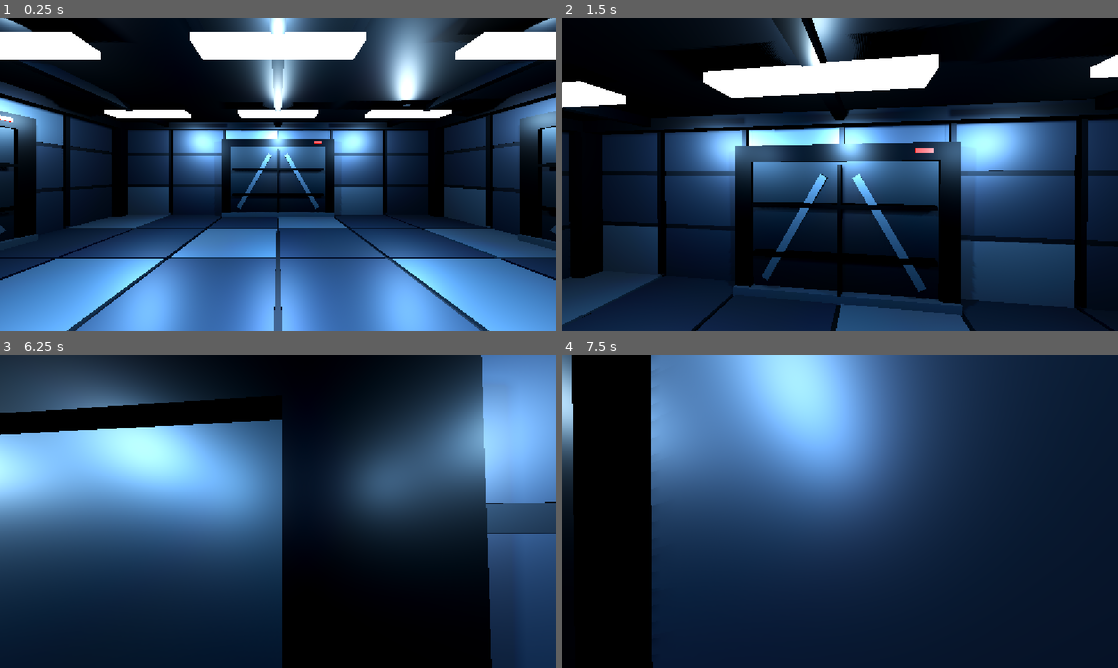
Above: before the commit, frames 1-4 (two rows, left to right).
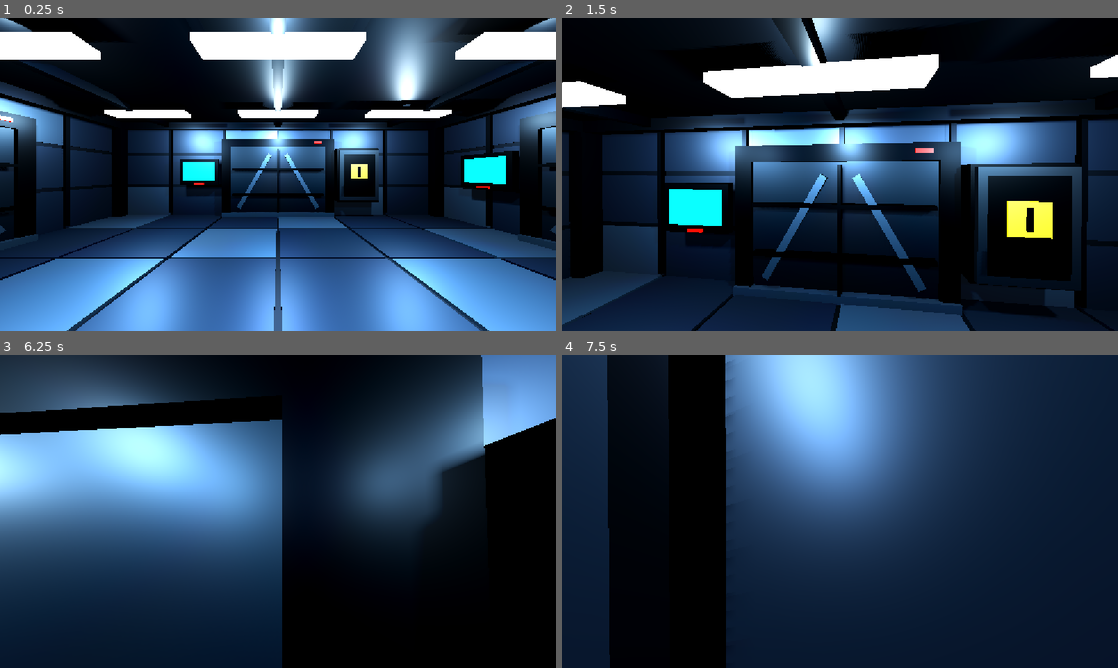
Above: after the commit, the same moments.

Repository: CrawfishChowder/GDSCHackathon
Game: Godot game, scene res://scenes/stage1/stage_1_room.tscn
Same seed, same stepped clock (60 frames per second), same inputs: the game is played once before the commit and once after it.
Inputs (mouse positions are in pixels of both pictures, inside the frame that each line leads up to):
- Up to frame 1 (0.25 s): no input
- Up to frame 2 (1.5 s): tap Enter at 0.5 s; move the mouse to (867, 174) at 0.52 s; hold E (interact, bound only after the commit) 0.53-1.28 s; hold W (move_forward) from 0.53 s (still down); tap Space (jump) at 0.77 s; move the mouse to (812, 174) at 1.27 s; tap E (interact, bound only after the commit) at 1.35 s
- Up to frame 3 (6.25 s): tap Space (jump) at 1.52, 3.02, 3.77, 4.52, 6.02 s; move the mouse to (289, 505) at 2.02 s; hold E (interact, bound only after the commit) 2.03-2.78 s; move the mouse to (272, 517) at 2.77 s; tap E (interact, bound only after the commit) at 2.85, 4.35, 5.85 s; move the mouse to (316, 514) at 3.52 s; hold E (interact, bound only after the commit) 3.53-4.28 s; move the mouse to (233, 508) at 4.27 s; move the mouse to (283, 511) at 5.02 s; hold E (interact, bound only after the commit) 5.03-5.78 s; move the mouse to (255, 505) at 5.77 s; release W (move_forward) at 5.78 s; hold D (move_right) from 5.78 s (still down)
- Up to frame 4 (7.5 s): move the mouse to (867, 511) at 6.52 s; release D (move_right) at 6.53 s; hold E (interact, bound only after the commit) 6.53-7.28 s; hold W (move_forward) from 6.53 s (still down); tap Space (jump) at 6.77 s; move the mouse to (812, 511) at 7.27 s; tap E (interact, bound only after the commit) at 7.35 s

The runs differ from the first frame. In frame 1, 3.8% of the frame differs, in the area x 32-94%, y 41-64%; in frame 2, 11%; in frame 3, 11%; in frame 4, 27%, in the area x 0-43%, y 0-100%.

Commit message:
Add door monitors and interactive breaker box

Diff:
--- a/red-alert/project.godot
+++ b/red-alert/project.godot
@@ -47,6 +47,11 @@
 "events": [Object(InputEventKey,"resource_local_to_scene":false,"resource_name":"","device":-1,"window_id":0,"alt_press …(191 unchanged characters)…
 ]
 }
+interact={
+"deadzone": 0.5,
+"events": [Object(InputEventKey,"resource_local_to_scene":false,"resource_name":"","device":-1,"window_id":0,"alt_pressed":false,"shift_pressed":false,"ctrl_pressed":false,"meta_pressed":false,"pressed":false,"keycode":0,"physical_keycode":69,"key_label":0,"unicode":101,"location":0,"echo":false,"script":null)
+]
+}
 
 [physics]
 
--- a/red-alert/scenes/player/first_person_player.tscn
+++ b/red-alert/scenes/player/first_person_player.tscn
@@ -21,3 +21,6 @@
 current = true
 fov = 75.0
 near = 0.05
+
+[node name="InteractionRay" type="RayCast3D" parent="Head/Camera3D"]
+target_position = Vector3(0, 0, -3)
--- /dev/null
+++ b/red-alert/scenes/stage1/components/breaker_box.tscn
@@ -0,0 +1,198 @@
+[gd_scene load_steps=15 format=3]
+
+[ext_resource type="Script" path="res://scripts/stage1/breaker_box.gd" id="1_breaker"]
+
+[sub_resource type="StandardMaterial3D" id="Material_enclosure"]
+resource_name = "Breaker box painted metal"
+albedo_color = Color(0.105, 0.125, 0.14, 1)
+metallic = 0.82
+roughness = 0.42
+
+[sub_resource type="StandardMaterial3D" id="Material_frame"]
+resource_name = "Breaker box frame"
+albedo_color = Color(0.035, 0.047, 0.058, 1)
+metallic = 0.92
+roughness = 0.32
+
+[sub_resource type="StandardMaterial3D" id="Material_breaker"]
+resource_name = "Breaker switches"
+albedo_color = Color(0.19, 0.22, 0.24, 1)
+metallic = 0.38
+roughness = 0.52
+
+[sub_resource type="StandardMaterial3D" id="Material_switch"]
+resource_name = "Breaker toggle caps"
+albedo_color = Color(0.025, 0.032, 0.038, 1)
+metallic = 0.28
+roughness = 0.5
+
+[sub_resource type="StandardMaterial3D" id="Material_warning"]
+resource_name = "Electrical warning label"
+albedo_color = Color(0.72, 0.48, 0.025, 1)
+metallic = 0.15
+roughness = 0.48
+
+[sub_resource type="StandardMaterial3D" id="Material_main_switch"]
+resource_name = "Main breaker handle"
+albedo_color = Color(0.42, 0.035, 0.022, 1)
+metallic = 0.25
+roughness = 0.48
+
+[sub_resource type="BoxMesh" id="Mesh_enclosure"]
+material = SubResource("Material_enclosure")
+
+[sub_resource type="BoxMesh" id="Mesh_frame"]
+material = SubResource("Material_frame")
+
+[sub_resource type="BoxMesh" id="Mesh_breaker"]
+material = SubResource("Material_breaker")
+
+[sub_resource type="BoxMesh" id="Mesh_switch"]
+material = SubResource("Material_switch")
+
+[sub_resource type="BoxMesh" id="Mesh_warning"]
+material = SubResource("Material_warning")
+
+[sub_resource type="BoxMesh" id="Mesh_main_switch"]
+material = SubResource("Material_main_switch")
+
+[sub_resource type="BoxShape3D" id="Shape_enclosure"]
+size = Vector3(1.45, 1.85, 0.32)
+
+[node name="BreakerBox" type="Node3D"]
+script = ExtResource("1_breaker")
+
+[node name="EnclosureBody" type="StaticBody3D" parent="."]
+
+[node name="CollisionShape3D" type="CollisionShape3D" parent="EnclosureBody"]
+position = Vector3(0, 0, 0.12)
+shape = SubResource("Shape_enclosure")
+
+[node name="Backplate" type="MeshInstance3D" parent="EnclosureBody"]
+position = Vector3(0, 0, 0.04)
+scale = Vector3(1.35, 1.75, 0.16)
+mesh = SubResource("Mesh_enclosure")
+
+[node name="LeftFrame" type="MeshInstance3D" parent="EnclosureBody"]
+position = Vector3(-0.68, 0, 0.18)
+scale = Vector3(0.1, 1.85, 0.36)
+mesh = SubResource("Mesh_frame")
+
+[node name="RightFrame" type="MeshInstance3D" parent="EnclosureBody"]
+position = Vector3(0.68, 0, 0.18)
+scale = Vector3(0.1, 1.85, 0.36)
+mesh = SubResource("Mesh_frame")
+
+[node name="TopFrame" type="MeshInstance3D" parent="EnclosureBody"]
+position = Vector3(0, 0.88, 0.18)
+scale = Vector3(1.35, 0.1, 0.36)
+mesh = SubResource("Mesh_frame")
+
+[node name="BottomFrame" type="MeshInstance3D" parent="EnclosureBody"]
+position = Vector3(0, -0.88, 0.18)
+scale = Vector3(1.35, 0.1, 0.36)
+mesh = SubResource("Mesh_frame")
+
+[node name="InteriorPanel" type="MeshInstance3D" parent="EnclosureBody"]
+position = Vector3(0, 0, 0.145)
+scale = Vector3(1.12, 1.5, 0.04)
+mesh = SubResource("Mesh_frame")
+
+[node name="MainBreaker" type="MeshInstance3D" parent="EnclosureBody"]
+position = Vector3(0, 0.55, 0.22)
+scale = Vector3(0.46, 0.32, 0.13)
+mesh = SubResource("Mesh_main_switch")
+
+[node name="MainBreakerHandle" type="MeshInstance3D" parent="EnclosureBody"]
+position = Vector3(0, 0.55, 0.31)
+rotation = Vector3(-0.22, 0, 0)
+scale = Vector3(0.12, 0.25, 0.09)
+mesh = SubResource("Mesh_switch")
+
+[node name="BreakerLeft01" type="MeshInstance3D" parent="EnclosureBody"]
+position = Vector3(-0.28, 0.12, 0.22)
+scale = Vector3(0.42, 0.22, 0.13)
+mesh = SubResource("Mesh_breaker")
+
+[node name="SwitchLeft01" type="MeshInstance3D" parent="EnclosureBody"]
+position = Vector3(-0.28, 0.12, 0.31)
+scale = Vector3(0.09, 0.14, 0.08)
+mesh = SubResource("Mesh_switch")
+
+[node name="BreakerRight01" type="MeshInstance3D" parent="EnclosureBody"]
+position = Vector3(0.28, 0.12, 0.22)
+scale = Vector3(0.42, 0.22, 0.13)
+mesh = SubResource("Mesh_breaker")
+
+[node name="SwitchRight01" type="MeshInstance3D" parent="EnclosureBody"]
+position = Vector3(0.28, 0.12, 0.31)
+scale = Vector3(0.09, 0.14, 0.08)
+mesh = SubResource("Mesh_switch")
+
+[node name="BreakerLeft02" type="MeshInstance3D" parent="EnclosureBody"]
+position = Vector3(-0.28, -0.18, 0.22)
+scale = Vector3(0.42, 0.22, 0.13)
+mesh = SubResource("Mesh_breaker")
+
+[node name="SwitchLeft02" type="MeshInstance3D" parent="EnclosureBody"]
+position = Vector3(-0.28, -0.18, 0.31)
+scale = Vector3(0.09, 0.14, 0.08)
+mesh = SubResource("Mesh_switch")
+
+[node name="BreakerRight02" type="MeshInstance3D" parent="EnclosureBody"]
+position = Vector3(0.28, -0.18, 0.22)
+scale = Vector3(0.42, 0.22, 0.13)
+mesh = SubResource("Mesh_breaker")
+
+[node name="SwitchRight02" type="MeshInstance3D" parent="EnclosureBody"]
+position = Vector3(0.28, -0.18, 0.31)
+scale = Vector3(0.09, 0.14, 0.08)
+mesh = SubResource("Mesh_switch")
+
+[node name="BreakerLeft03" type="MeshInstance3D" parent="EnclosureBody"]
+position = Vector3(-0.28, -0.48, 0.22)
+scale = Vector3(0.42, 0.22, 0.13)
+mesh = SubResource("Mesh_breaker")
+
+[node name="SwitchLeft03" type="MeshInstance3D" parent="EnclosureBody"]
+position = Vector3(-0.28, -0.48, 0.31)
+scale = Vector3(0.09, 0.14, 0.08)
+mesh = SubResource("Mesh_switch")
+
+[node name="BreakerRight03" type="MeshInstance3D" parent="EnclosureBody"]
+position = Vector3(0.28, -0.48, 0.22)
+scale = Vector3(0.42, 0.22, 0.13)
+mesh = SubResource("Mesh_breaker")
+
+[node name="SwitchRight03" type="MeshInstance3D" parent="EnclosureBody"]
+position = Vector3(0.28, -0.48, 0.31)
+scale = Vector3(0.09, 0.14, 0.08)
+mesh = SubResource("Mesh_switch")
+
+[node name="CoverHinge" type="Node3D" parent="."]
+position = Vector3(0.675, 0, 0.39)
+
+[node name="Cover" type="MeshInstance3D" parent="CoverHinge"]
+position = Vector3(-0.675, 0, 0)
+scale = Vector3(1.35, 1.75, 0.12)
+mesh = SubResource("Mesh_enclosure")
+
+[node name="CoverInset" type="MeshInstance3D" parent="CoverHinge"]
+position = Vector3(-0.675, 0, 0.067)
+scale = Vector3(1.08, 1.48, 0.025)
+mesh = SubResource("Mesh_frame")
+
+[node name="WarningPlate" type="MeshInstance3D" parent="CoverHinge"]
+position = Vector3(-0.675, 0.12, 0.088)
+scale = Vector3(0.58, 0.52, 0.018)
+mesh = SubResource("Mesh_warning")
+
+[node name="WarningMark" type="MeshInstance3D" parent="CoverHinge"]
+position = Vector3(-0.675, 0.12, 0.102)
+scale = Vector3(0.09, 0.34, 0.015)
+mesh = SubResource("Mesh_frame")
+
+[node name="Handle" type="MeshInstance3D" parent="CoverHinge"]
+position = Vector3(-1.17, -0.46, 0.13)
+scale = Vector3(0.1, 0.3, 0.12)
+mesh = SubResource("Mesh_frame")
--- a/red-alert/scenes/stage1/components/sealed_bulkhead_door.tscn
+++ b/red-alert/scenes/stage1/components/sealed_bulkhead_door.tscn
@@ -26,6 +26,15 @@
 emission_enabled = true
 emission = Color(0.9, 0.025, 0.012, 1)
 emission_energy_multiplier = 2.4
+
+[sub_resource type="StandardMaterial3D" id="Material_monitor_screen"]
+resource_name = "Bulkhead access monitor display"
+albedo_color = Color(0.012, 0.11, 0.14, 1)
+metallic = 0.08
+roughness = 0.18
+emission_enabled = true
+emission = Color(0.025, 0.58, 0.72, 1)
+emission_energy_multiplier = 2.1
 
 [sub_resource type="BoxMesh" id="Mesh_door"]
 material = SubResource("Material_door")
@@ -58,6 +67,22 @@
 [sub_resource type="BoxMesh" id="Mesh_status"]
 material = SubResource("Material_status")
 size = Vector3(0.28, 0.08, 0.05)
+
+[sub_resource type="BoxMesh" id="Mesh_monitor_mount"]
+material = SubResource("Material_inset")
+size = Vector3(0.72, 0.16, 0.28)
+
+[sub_resource type="BoxMesh" id="Mesh_monitor_frame"]
+material = SubResource("Material_frame")
+size = Vector3(1.35, 0.95, 0.16)
+
+[sub_resource type="BoxMesh" id="Mesh_monitor_screen"]
+material = SubResource("Material_monitor_screen")
+size = Vector3(1.1, 0.68, 0.035)
+
+[sub_resource type="BoxMesh" id="Mesh_monitor_status"]
+material = SubResource("Material_status")
+size = Vector3(0.32, 0.055, 0.035)
 
 [sub_resource type="BoxShape3D" id="Shape_door"]
 size = Vector3(4, 2.8, 0.4)
@@ -113,3 +138,21 @@
 [node name="SealedIndicator" type="MeshInstance3D" parent="."]
 position = Vector3(1.42, 2.67, 0.22)
 mesh = SubResource("Mesh_status")
+
+[node name="LeftAccessMonitor" type="Node3D" parent="."]
+
+[node name="WallMount" type="MeshInstance3D" parent="LeftAccessMonitor"]
+position = Vector3(-2.8, 1.62, 0.03)
+mesh = SubResource("Mesh_monitor_mount")
+
+[node name="Frame" type="MeshInstance3D" parent="LeftAccessMonitor"]
+position = Vector3(-2.8, 1.62, 0.16)
+mesh = SubResource("Mesh_monitor_frame")
+
+[node name="Screen" type="MeshInstance3D" parent="LeftAccessMonitor"]
+position = Vector3(-2.8, 1.64, 0.258)
+mesh = SubResource("Mesh_monitor_screen")
+
+[node name="StatusStrip" type="MeshInstance3D" parent="LeftAccessMonitor"]
+position = Vector3(-2.8, 1.19, 0.258)
+mesh = SubResource("Mesh_monitor_status")
--- a/red-alert/scenes/stage1/stage_1_room.tscn
+++ b/red-alert/scenes/stage1/stage_1_room.tscn
@@ -1,8 +1,9 @@
-[gd_scene load_steps=25 format=3 uid="uid://4qvr2hc8f2k0"]
+[gd_scene load_steps=26 format=3 uid="uid://4qvr2hc8f2k0"]
 
 [ext_resource type="PackedScene" path="res://scenes/stage1/components/industrial_room_shell.tscn" id="1_shell"]
 [ext_resource type="PackedScene" path="res://scenes/stage1/components/sealed_bulkhead_door.tscn" id="2_door"]
 [ext_resource type="PackedScene" path="res://scenes/player/first_person_player.tscn" id="3_player"]
+[ext_resource type="PackedScene" path="res://scenes/stage1/components/breaker_box.tscn" id="4_breaker"]
 
 [sub_resource type="Environment" id="Environment_stage1"]
 background_mode = 1
@@ -121,6 +122,11 @@
 [node name="WestBulkheadDoor" parent="BulkheadDoors" instance=ExtResource("2_door")]
 transform = Transform3D(-3.6199901e-06, 0, 1, 0, 1, 0, -1, 0, -3.6199901e-06, -5.78, 0.04, 0)
 
+[node name="WallFixtures" type="Node3D" parent="."]
+
+[node name="NorthDoorBreakerBox" parent="WallFixtures" instance=ExtResource("4_breaker")]
+position = Vector3(2.8, 1.55, -4.78)
+
 [node name="MainConsole" type="Node3D" parent="."]
 
 [node name="ConsoleCollision" type="StaticBody3D" parent="MainConsole"]
--- a/red-alert/scripts/player/first_person_controller.gd
+++ b/red-alert/scripts/player/first_person_controller.gd
@@ -16,6 +16,7 @@
 
 @onready var head: Node3D = $Head
 @onready var camera: Camera3D = $Head/Camera3D
+@onready var interaction_ray: RayCast3D = $Head/Camera3D/InteractionRay
 
 var _gravity: float = ProjectSettings.get_setting("physics/3d/default_gravity", 9.8)
 var _target_yaw: float = 0.0
@@ -50,6 +51,10 @@
 		_set_mouse_look_active(not _mouse_look_active)
 		get_viewport().set_input_as_handled()
 		return
+	if event.is_action_pressed("interact"):
+		_try_interact()
+		get_viewport().set_input_as_handled()
+		return
 
 	if event is InputEventMouseMotion and _mouse_look_active:
 		if _mouse_look_mode == MouseLookMode.CAPTURED:
@@ -74,6 +79,15 @@
 	var smoothing_weight := 1.0 - exp(-look_smoothing * delta)
 	rotation.y = lerp_angle(rotation.y, _target_yaw, smoothing_weight)
 	head.rotation.x = lerp_angle(head.rotation.x, _target_pitch, smoothing_weight)
+
+
+func _try_interact() -> void:
+	var interaction_target := interaction_ray.get_collider() as Node
+	while interaction_target:
+		if interaction_target.has_method("interact"):
+			interaction_target.interact(self)
+			return
+		interaction_target = interaction_target.get_parent()
 
 
 func _apply_captured_mouse_motion(event: InputEventMouseMotion) -> void:
--- /dev/null
+++ b/red-alert/scripts/stage1/breaker_box.gd
@@ -0,0 +1,23 @@
+extends Node3D
+
+@export_range(45.0, 180.0, 1.0) var open_angle_degrees: float = 180.0
+@export_range(0.1, 1.5, 0.05) var animation_duration: float = 0.45
+
+@onready var cover_hinge: Node3D = $CoverHinge
+
+var is_open: bool = false
+var _cover_tween: Tween
+
+
+func interact(_interactor: Node = null) -> void:
+	is_open = not is_open
+	if _cover_tween and _cover_tween.is_valid():
+		_cover_tween.kill()
+
+	var target_angle := deg_to_rad(open_angle_degrees) if is_open else 0.0
+	_cover_tween = create_tween()
+	_cover_tween.set_trans(Tween.TRANS_QUINT)
+	_cover_tween.set_ease(Tween.EASE_OUT)
+	_cover_tween.tween_property(
+		cover_hinge, "rotation:y", target_angle, animation_duration
+	)
Not shown: 1 places in red-alert/scenes/stage1/components/sealed_bulkhead_door.tscn that only renumber resources
Not shown, added: red-alert/scripts/stage1/breaker_box.gd.uid
